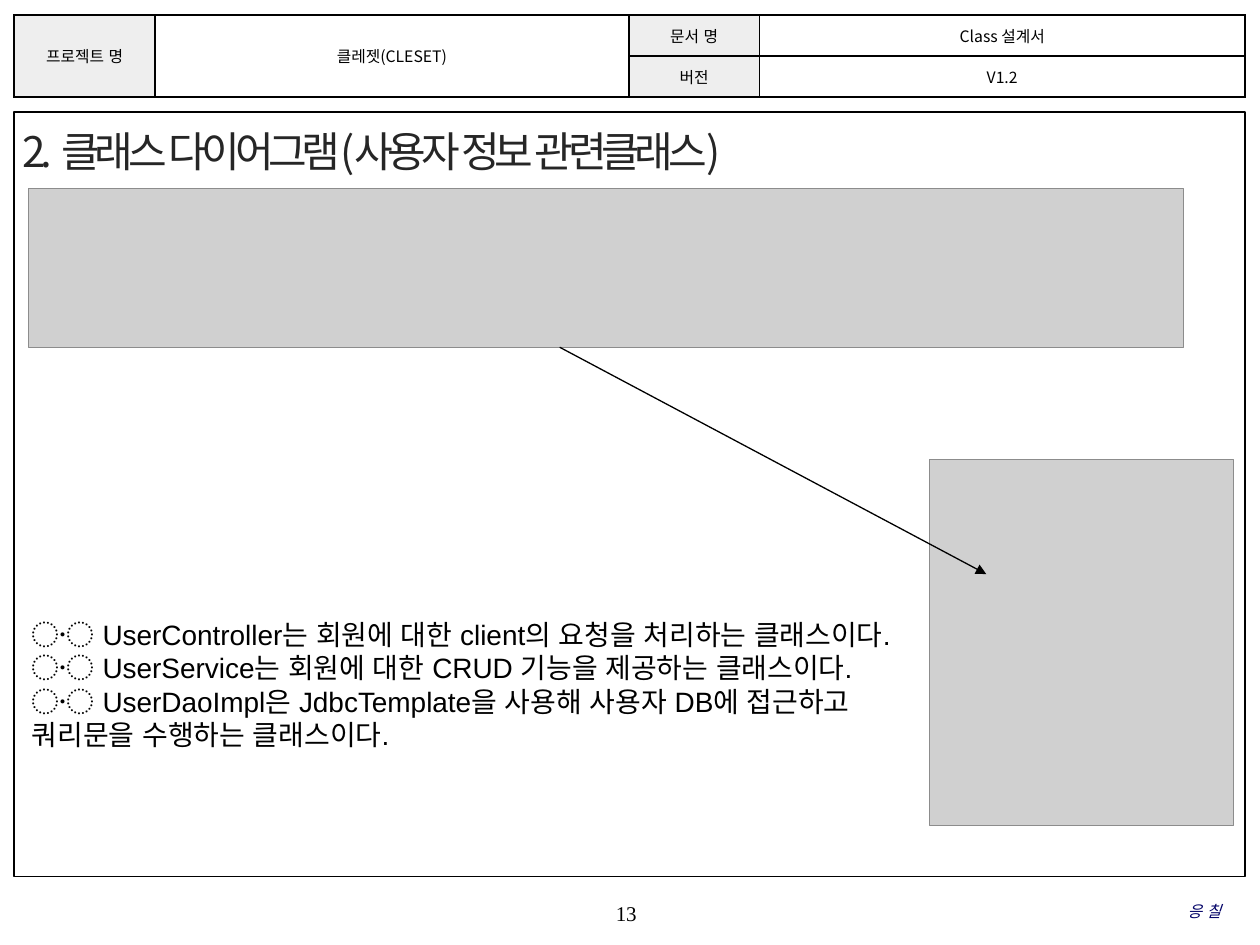
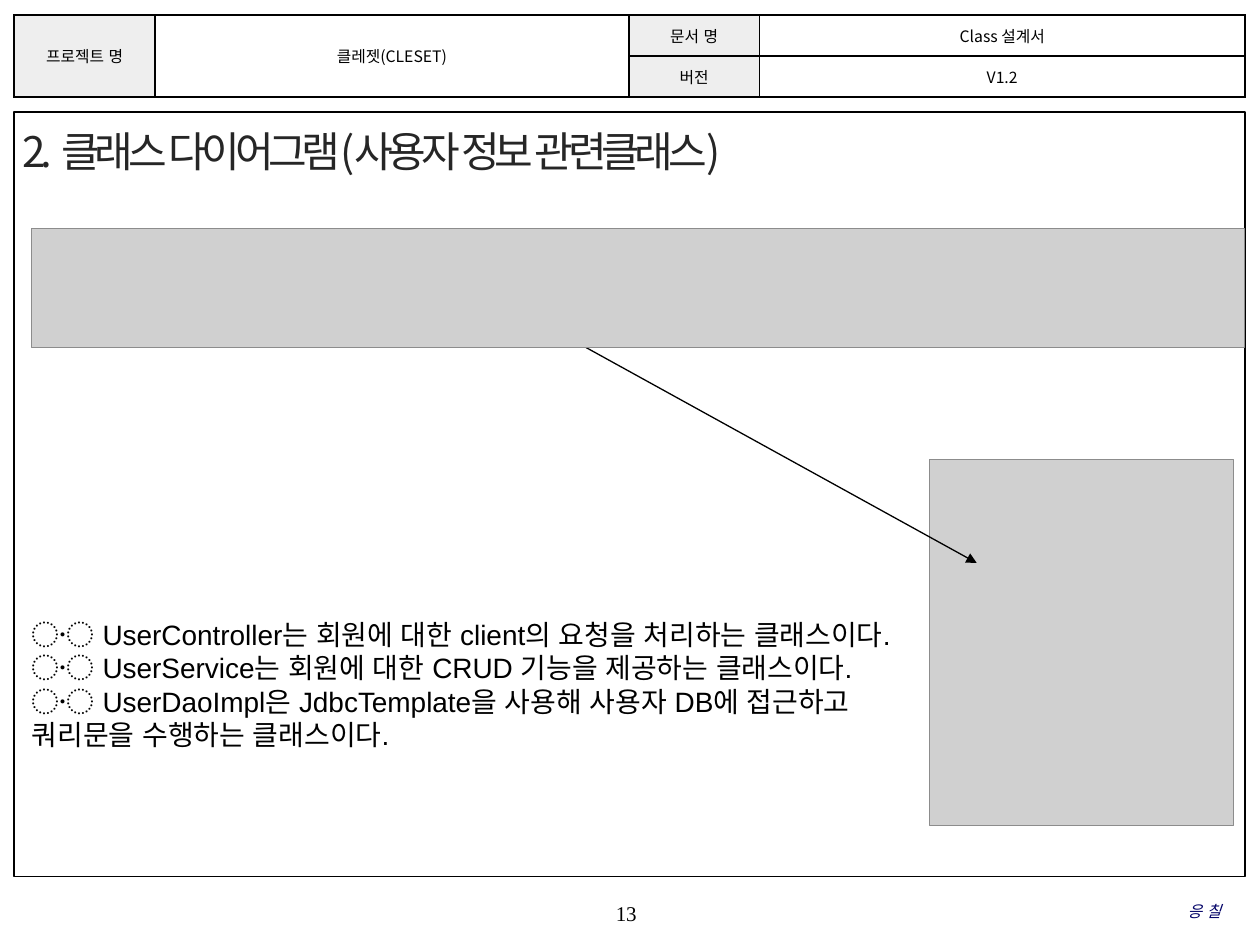
Before and after one commit to SunEom/SE2022-Team3, a slide deck: slide 13 of class design(ver 1.2).pptx. Drawn at 1260x945 pixels with LibreOffice and Linux fonts; fonts in the diff are those of the drawing; grey boxes stand for pictures; background and template pictures are left out. Boxes give left, top, right and bottom in pixels: in the first picture for what was removed or moved away, otherwise in the second. Text is boxed around its words. In the diff, an @@ line names an element or a change of style, - is before the commit and + after.

```diff
--- a/class design(ver 1.2).pptx
+++ b/class design(ver 1.2).pptx
@@ picture: place and size @@
-picture at box(29, 188, 1183, 346)
+picture at box(32, 229, 1244, 348)
@@ arrow moved from (559, 348) - (987, 575) to (583, 346) - (976, 563) @@
```
Also in this commit, not shown: 1 other slide changed, 1 other file.
